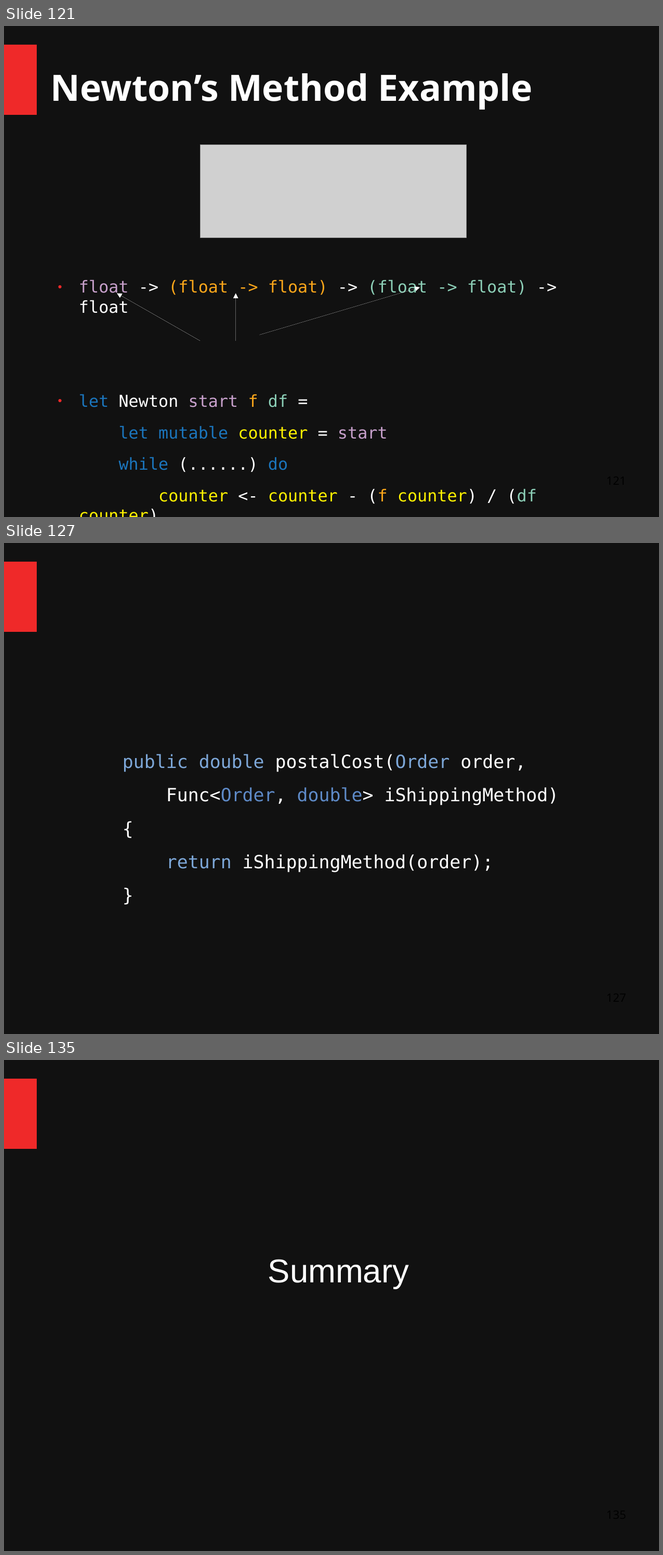
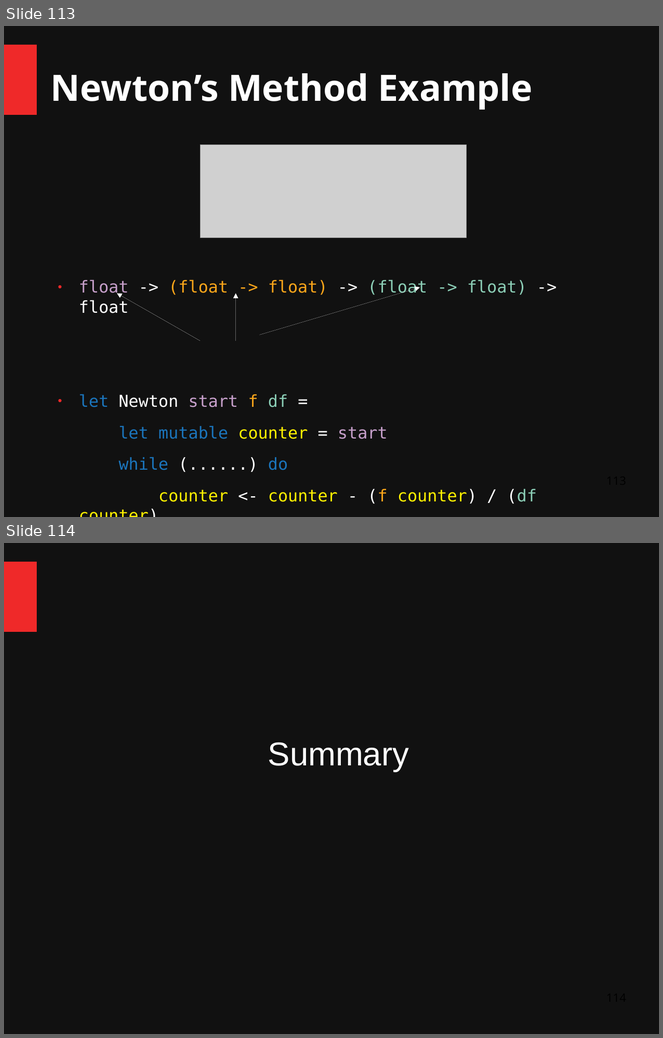
Before and after one commit to ChangHaiBin/FSharpPowerPoint, a slide deck: FSharp Talk Dark3.odp. Shown one above the other, each under a label of ours: slides 121, 127 and 135 before the commit, slides 113 and 114 after it; the slides between them are not shown. The pictures are 663x1555 and 663x1038 pixels, drawn with LibreOffice and Linux fonts; fonts in the diff are those of the drawing; grey boxes stand for pictures. Boxes give left, top, right and bottom in pixels: in the first picture for what was removed or moved away, otherwise in the second. Text is boxed around its words. In the diff, an @@ line names an element or a change of style, - is before the commit and + after.

```diff
--- a/FSharp Talk Dark3.odp
+++ b/FSharp Talk Dark3.odp
@@ slide 127 removed at (4,543,659,1034), background #111111; not listed: 1 template element that a slide beside it also shows @@
@@ text removed at (123,754,559,873) @@
-public double postalCost(Order order,
-Func<Order, double> iShippingMethod)
-{
-return iShippingMethod(order);
-}
@@ what was slide 121 is now slide 113 @@
@@ what was slide 135 is now slide 114 @@
```
Also in this commit, not shown: 20 other slides removed, 1 other file.
